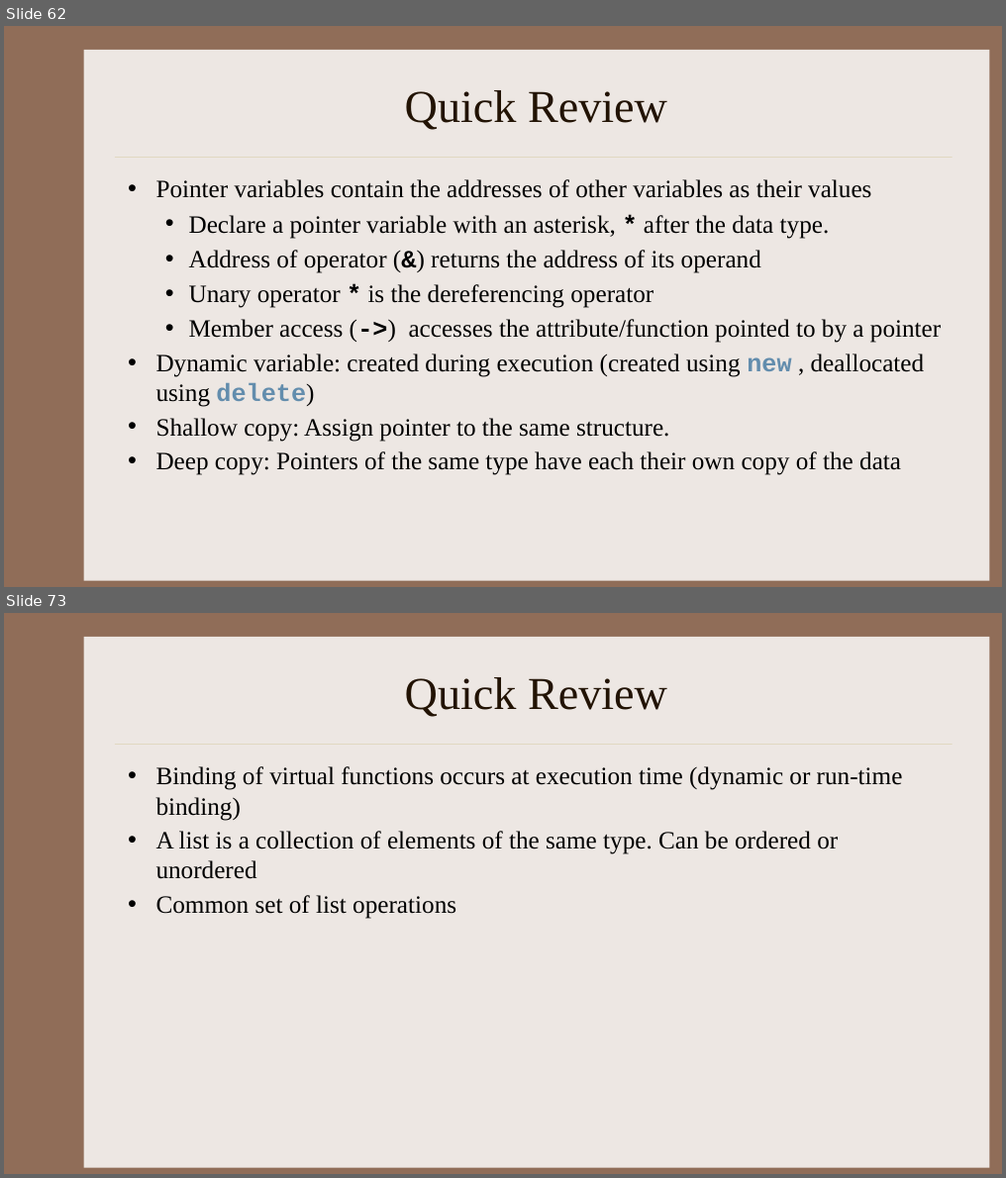
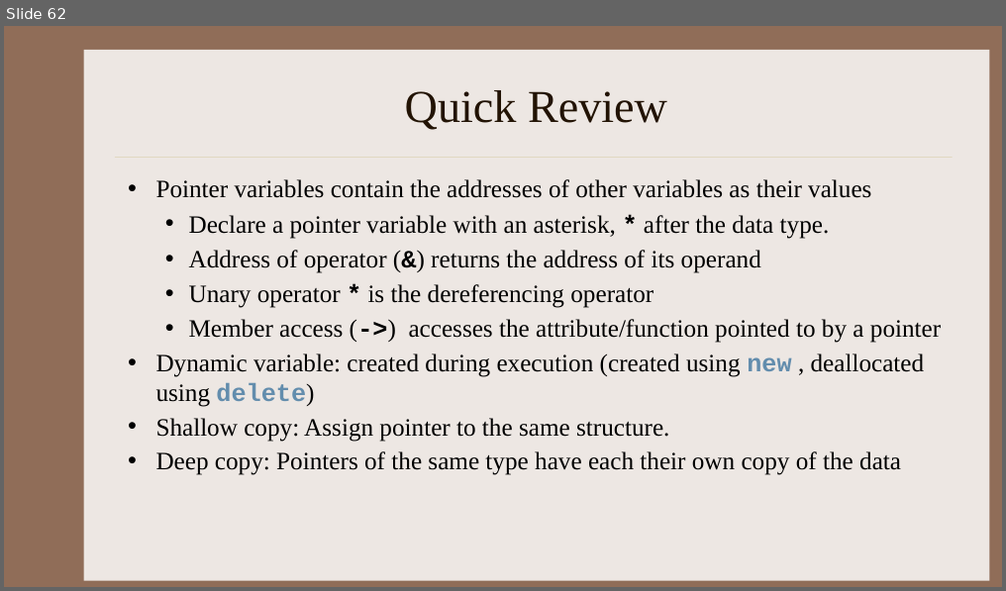
Before and after one commit to kapsitis/rbs-datastructures, a slide deck: slides/DS_Week02_02_Classes.pptx. Shown one above the other, each under a label of ours: slides 62 and 73 before the commit, slide 62 after it; the slides between them are not shown. The pictures are 1006x1178 and 1006x591 pixels, drawn with LibreOffice and Linux fonts; fonts in the diff are those of the drawing. Boxes give left, top, right and bottom in pixels: in the first picture for what was removed or moved away, otherwise in the second. Text is boxed around its words. In the diff, an @@ line names an element or a change of style, - is before the commit and + after.

```diff
--- a/slides/DS_Week02_02_Classes.pptx
+++ b/slides/DS_Week02_02_Classes.pptx
@@ slide 73 removed at <box>4,613,1002,1174</box>, background #906D58; not listed: 2 template elements that a slide beside it also shows @@
@@ title removed at <box>405,677,667,717</box> @@
-Quick Review
@@ text removed at <box>156,766,903,919</box> @@
-• Binding of virtual functions occurs at execution time (dynamic or run-time binding)
-• A list is a collection of elements of the same type. Can be ordered or unordered
-• Common set of list operations
```
Also in this commit, not shown: 24 other slides removed, 53 other files.
